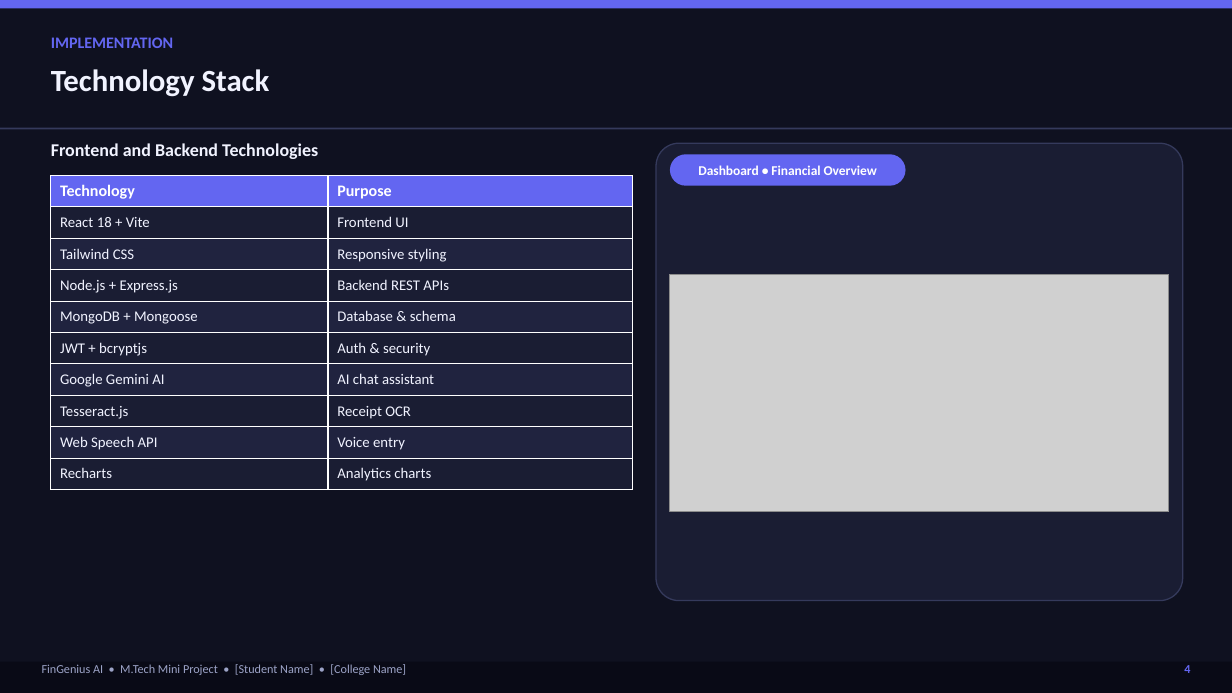
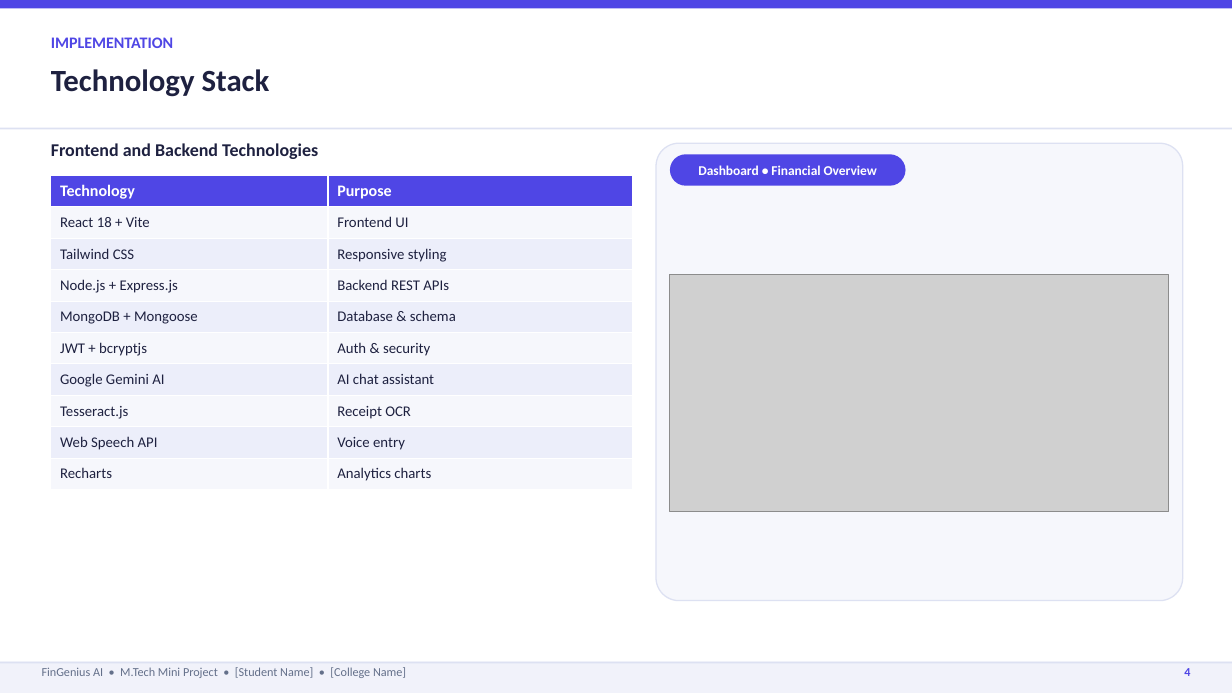
Before and after one commit to seshapriyan44/summa2, a slide deck: slide 5 of FinGenius_AI_Seminar_Presentation.pptx. Drawn at 1232x693 pixels with LibreOffice and Linux fonts; fonts in the diff are those of the drawing; grey boxes stand for pictures. Boxes give left, top, right and bottom in pixels: in the first picture for what was removed or moved away, otherwise in the second. Text is boxed around its words. In the diff, an @@ line names an element or a change of style, - is before the commit and + after.

Commit message:
Change PPT color scheme from dark to light theme
- Replaced the dark glassmorphism background (#0F1120) with a white
  background and light card panels (#F6F7FC / #ECEEFA)
- Kept the same FinGenius AI brand accent colors (indigo, green, amber)
  but adjusted them to slightly deeper shades for contrast on white
- Text colors switched to dark navy-charcoal on light background instead
  of light text on dark background
- Title slide now uses a soft indigo-tinted hero band instead of a solid
  dark hero block
- Footer strip lightened to match; page number and eyebrow labels stay
  in the accent colors for visual consistency
- Same 8-slide structure/format retained throughout - only the color
  scheme changed as requested

```diff
--- a/FinGenius_AI_Seminar_Presentation.pptx
+++ b/FinGenius_AI_Seminar_Presentation.pptx
@@ rectangle at <box>0,0,1232,8</box>: fill #6366F1 to #4F46E5 @@
@@ rectangle removed at <box>0,0,1232,693</box> @@
@@ text "IMPLEMENTATION" at <box>51,37,173,48</box>: text colour #6366F1 to #4F46E5 @@
@@ text "Technology Stack" at <box>51,69,270,97</box>: text colour #F1F3FF to #1E2140 @@
@@ rectangle at <box>0,128,1232,129</box>: fill #353A5C to #DDE1F2 @@
@@ text "Frontend and Backend Technologies" at <box>51,143,318,159</box>: text colour #F1F3FF to #1E2140 @@
@@ rounded rectangle at <box>656,143,1183,601</box>: fill #1A1D33 to #F6F7FC; outline #353A5C 1 pt to #DDE1F2 1 pt @@
@@ table at <box>51,176,633,490</box> @@
@@ fill #6366F1 to #4F46E5 in row 1 @@
@@ fill #1A1D33 to #F6F7FC in 10 cells @@
@@ fill #20233F to #ECEEFA in 8 cells @@
@@ text colour #F1F3FF to #1E2140 @@
@@ rounded rectangle "Dashboard • Financial Overview" at <box>670,154,906,186</box>: fill #6366F1 to #4F46E5 @@
@@ rectangle at <box>0,662,1232,693</box>: fill #090A16 to #F1F2FA @@
@@ rectangle added at <box>0,662,1232,664</box>, fill #DDE1F2 @@
@@ text "FinGenius AI • M.Tech Mini ..." at <box>42,667,406,678</box>: text colour #9CA3C7 to #64708A @@
@@ text "4" at <box>1184,668,1190,676</box>: text colour #6366F1 to #4F46E5 @@
```
Also in this commit, not shown: 7 other slides changed, 1 other file.
